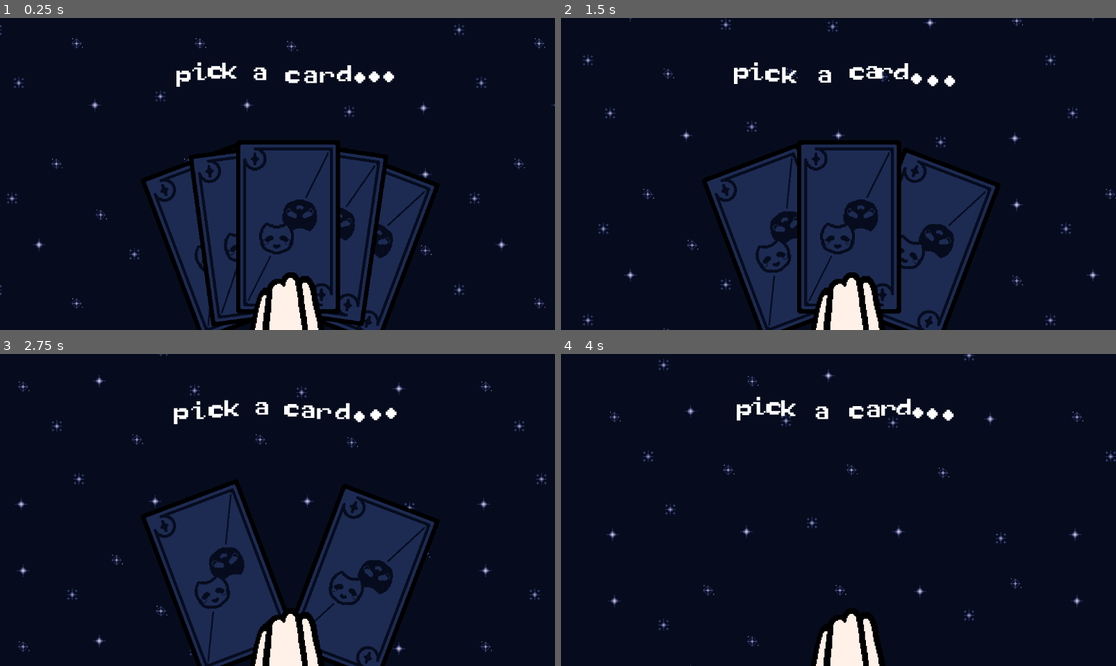
Above: before the commit, frames 1-4 (two rows, left to right).
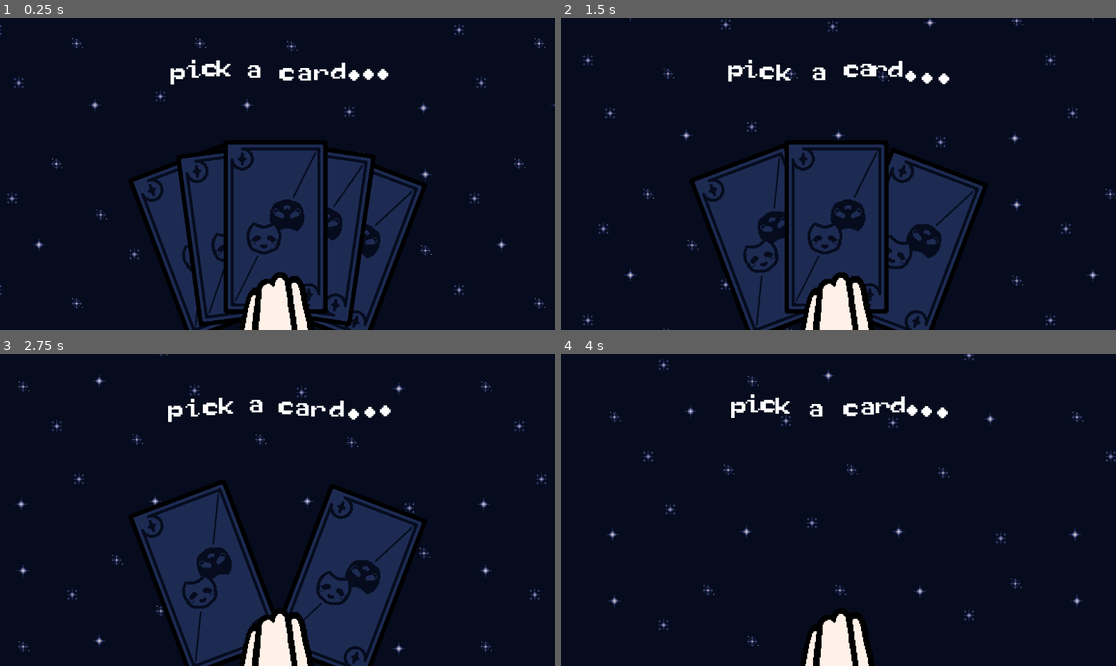
Above: after the commit, the same moments.

Repository: soko7awen/GGJ24
Game: Godot game, scene res://scenes/cutscenes/card_select.tscn
Same seed, same stepped clock (60 frames per second), same inputs: the game is played once before the commit and once after it. This scene is started directly instead of the project's main scene.
Inputs (mouse positions are in pixels of both pictures, inside the frame that each line leads up to; where the layout moved, square brackets give the same spot in the first picture):
- Up to frame 1 (0.25 s): no input
- Up to frame 2 (1.5 s): click (766, 242) [783, 242] at 0.5 s; click (910, 245) [921, 245] at 1.25 s
- Up to frame 3 (2.75 s): click (277, 563) [288, 563] at 2 s
- Up to frame 4 (4 s): click (766, 578) [783, 578] at 2.75 s; click (910, 581) [921, 581] at 3.5 s

The runs differ from the first frame. In frame 1, 14% of the frame differs, in the area x 23-80%, y 13-100%; in frame 2, 13%; in frame 3, 12%; in frame 4, 2.6%.
Error before the commit: Invalid access to property or key 'lastMinigame' on a base object of type 'Window'. (res://scripts/card_select.gd:7)
Error after the commit: Invalid access to property or key 'lastMinigame' on a base object of type 'Window'. (res://scripts/card_select.gd:8)

Commit message:
you can select cards!!

Diff:
--- a/scenes/cutscenes/card_select.tscn
+++ b/scenes/cutscenes/card_select.tscn
@@ -22,6 +22,22 @@
 stretch_mode = 1
 script = ExtResource("3_01w78")
 
+[node name="reminderText" type="RichTextLabel" parent="."]
+anchors_preset = 5
+anchor_left = 0.5
+anchor_right = 0.5
+offset_left = 317.0
+offset_top = 40.0
+offset_right = 823.0
+offset_bottom = 187.0
+grow_horizontal = 2
+theme = ExtResource("6_lym3w")
+theme_override_font_sizes/normal_font_size = 48
+bbcode_enabled = true
+text = "
+[tornado radius=5.0 freq=2.0 connected=1] pick a card..."
+fit_content = true
+
 [node name="UI" type="Control" parent="."]
 layout_mode = 3
 anchors_preset = 0
@@ -30,9 +46,9 @@
 
 [node name="Card3" type="TextureButton" parent="UI"]
 layout_mode = 0
-offset_left = 291.0
+offset_left = 265.0
 offset_top = 334.941
-offset_right = 435.0
+offset_right = 409.0
 offset_bottom = 574.941
 rotation = -0.361283
 scale = Vector2(1.5, 1.5)
@@ -41,9 +57,9 @@
 
 [node name="Card" type="TextureButton" parent="UI"]
 layout_mode = 0
-offset_left = 391.0
+offset_left = 365.0
 offset_top = 285.0
-offset_right = 535.0
+offset_right = 509.0
 offset_bottom = 525.0
 rotation = -0.13439
 scale = Vector2(1.5, 1.5)
@@ -52,9 +68,9 @@
 
 [node name="Card5" type="TextureButton" parent="UI"]
 layout_mode = 0
-offset_left = 712.0
+offset_left = 686.0
 offset_top = 268.0
-offset_right = 856.0
+offset_right = 830.0
 offset_bottom = 508.0
 rotation = 0.363028
 scale = Vector2(1.5, 1.5)
@@ -63,9 +79,9 @@
 
 [node name="Card4" type="TextureButton" parent="UI"]
 layout_mode = 0
-offset_left = 593.0
+offset_left = 567.0
 offset_top = 253.0
-offset_right = 737.0
+offset_right = 711.0
 offset_bottom = 493.0
 rotation = 0.144862
 scale = Vector2(1.5, 1.5)
@@ -74,31 +90,22 @@
 
 [node name="Card2" type="TextureButton" parent="UI"]
 layout_mode = 0
-offset_left = 490.0
+offset_left = 464.0
 offset_top = 254.0
-offset_right = 634.0
+offset_right = 608.0
 offset_bottom = 494.0
 scale = Vector2(1.5, 1.5)
 texture_normal = ExtResource("4_24mv7")
 script = ExtResource("5_mrpq8")
 
-[node name="reminderText" type="RichTextLabel" parent="UI"]
-layout_mode = 0
-offset_left = 329.0
-offset_top = 45.0
-offset_right = 835.0
-offset_bottom = 192.0
-theme = ExtResource("6_lym3w")
-theme_override_font_sizes/normal_font_size = 48
-bbcode_enabled = true
-text = "
-[tornado radius=5.0 freq=2.0 connected=1] pick a card..."
-fit_content = true
-
 [node name="Hand" type="Sprite2D" parent="."]
-position = Vector2(598, 583)
+position = Vector2(576, 583)
 scale = Vector2(2, 2)
 texture = ExtResource("5_xmgkf")
+
+[node name="RevealedCard" type="Sprite2D" parent="."]
+position = Vector2(576, 324)
+scale = Vector2(1.75, 1.75)
 
 [connection signal="mouse_entered" from="UI/Card3" to="UI/Card3" method="_on_mouse_entered"]
 [connection signal="mouse_exited" from="UI/Card3" to="UI/Card3" method="_on_mouse_exited"]
--- /dev/null
+++ b/scenes/minigames/punchline.tscn
@@ -0,0 +1,3 @@
+[gd_scene format=3 uid="uid://f0p37o2dpe1x"]
+
+[node name="Punchline" type="Node2D"]
--- a/scripts/card_select.gd
+++ b/scripts/card_select.gd
@@ -1,24 +1,22 @@
 extends Node2D
 @onready var gameController = $".."
-var nextMinigame = randi_range(1,5)
+var nextMinigame = randi_range(1,1)
 var tarotSprite
+var toScene
 
 func _ready():
-	while(nextMinigame != gameController.lastMinigame):
+	while(nextMinigame == gameController.lastMinigame):
 		nextMinigame = randi_range(1,5)
 	match nextMinigame:
 		1:
 			# punchline picker !
-			tarotSprite = ""
-
+			tarotSprite = "res://assets/sprites/jesters/jester_blue.png"
+			toScene = "res://scenes/minigames/punchline.tscn"
 		2:
 			#setup sextant!
 			pass
 		3:
 			#free write !
-			pass
-		4:
-			#apples to apples.
 			pass
 		5:
 			#whose line is it anyway! continuous
@@ -26,4 +24,9 @@
 	gameController.lastMinigame = nextMinigame
 
 func revealCard():
-	pass
+	$RevealedCard.texture = load(tarotSprite)
+	for i in $UI.get_child_count():
+		$UI.get_child(i).disabled = true
+	$reminderText.visible = false
+	await get_tree().create_timer(3.0).timeout
+	gameController.loadScene(self,toScene)
--- a/scripts/scene_loader.gd
+++ b/scripts/scene_loader.gd
@@ -1,6 +1,6 @@
 extends Node2D
 var players = []
-var lastMinigame = 5
+var lastMinigame = null
 
 func loadScene(old_scene,scene_path):
 	var newScene = load(scene_path).instantiate()
